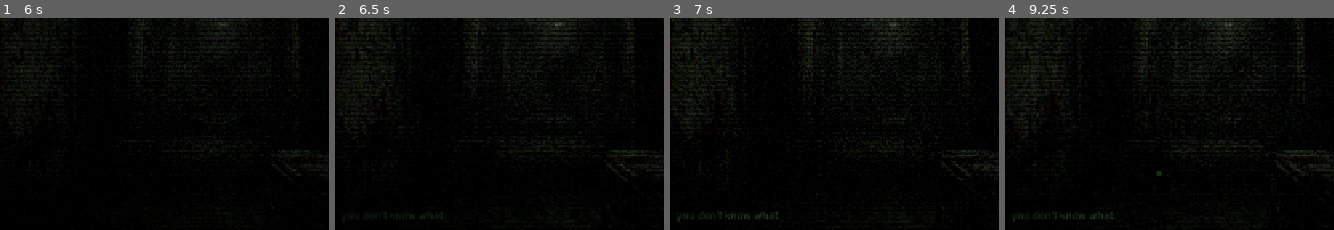
Above: before the commit, frames 1-4 (left to right).
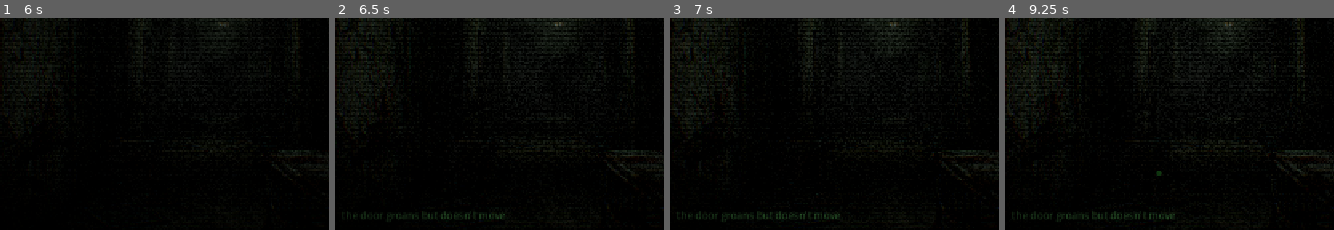
Above: after the commit, the same moments.

Repository: PustakP/sylveon_2d
Game: Godot game, scene res://scenes/main.tscn
Two runs of this game, one before a commit and one after it. Both use one fixed random seed, a clock stepped at 60 frames per second and the inputs below.
Inputs (mouse positions are % of the whole screen's width and height, from its top left):
- Up to frame 1 (6 s): tap Enter at 0.5 s; move the mouse to (76, 46) at 0.52 s; click (76, 46) at 0.67 s; move the mouse to (2, 44) at 1.27 s; click (2, 44) at 1.42 s; move the mouse to (50, 67) at 2.02 s; click (50, 67) at 2.17 s; move the mouse to (71, 53) at 2.77 s; click (71, 53) at 2.92 s; move the mouse to (86, 67) at 3.52 s; click (86, 67) at 3.67 s; move the mouse to (13, 35) at 4.27 s; click (13, 35) at 4.42 s; move the mouse to (56, 51) at 5.02 s; click (56, 51) at 5.17 s; move the mouse to (32, 25) at 5.77 s; click (32, 25) at 5.92 s
- Up to frame 2 (6.5 s): no input
- Up to frame 3 (7 s): move the mouse to (76, 46) at 6.52 s; click (76, 46) at 6.67 s
- Up to frame 4 (9.25 s): move the mouse to (25, 56) at 7.27 s; click (25, 56) at 7.42 s; tap Space at 8 s; move the mouse to (62, 28) at 8.02 s; click (62, 28) at 8.17 s; tap Enter at 8.75 s; move the mouse to (44, 72) at 8.77 s; click (44, 72) at 8.92 s
The pictures show only the part of the screen within x 20-70%, y 36-86%; the shares and areas given below are measured in that part.

Frame 1 is identical in both runs. In frame 2, 0.4% of the frame differs, in the area x 3-52%, y 91-97%; in frame 3, 0.5%, in the area x 2-52%, y 91-97%; in frame 4, 0.5%.

Commit message:
fix: enable physics_object_picking on SubViewport so Area2D clicks work

Diff:
--- a/scenes/main.tscn
+++ b/scenes/main.tscn
@@ -34,6 +34,7 @@
 size = Vector2i(1280, 720)
 transparent_bg = false
 render_target_update_mode = 4
+physics_object_picking = true
 
 [node name="RoomContainer" type="Node2D" parent="GameViewportContainer/GameViewport"]
 
